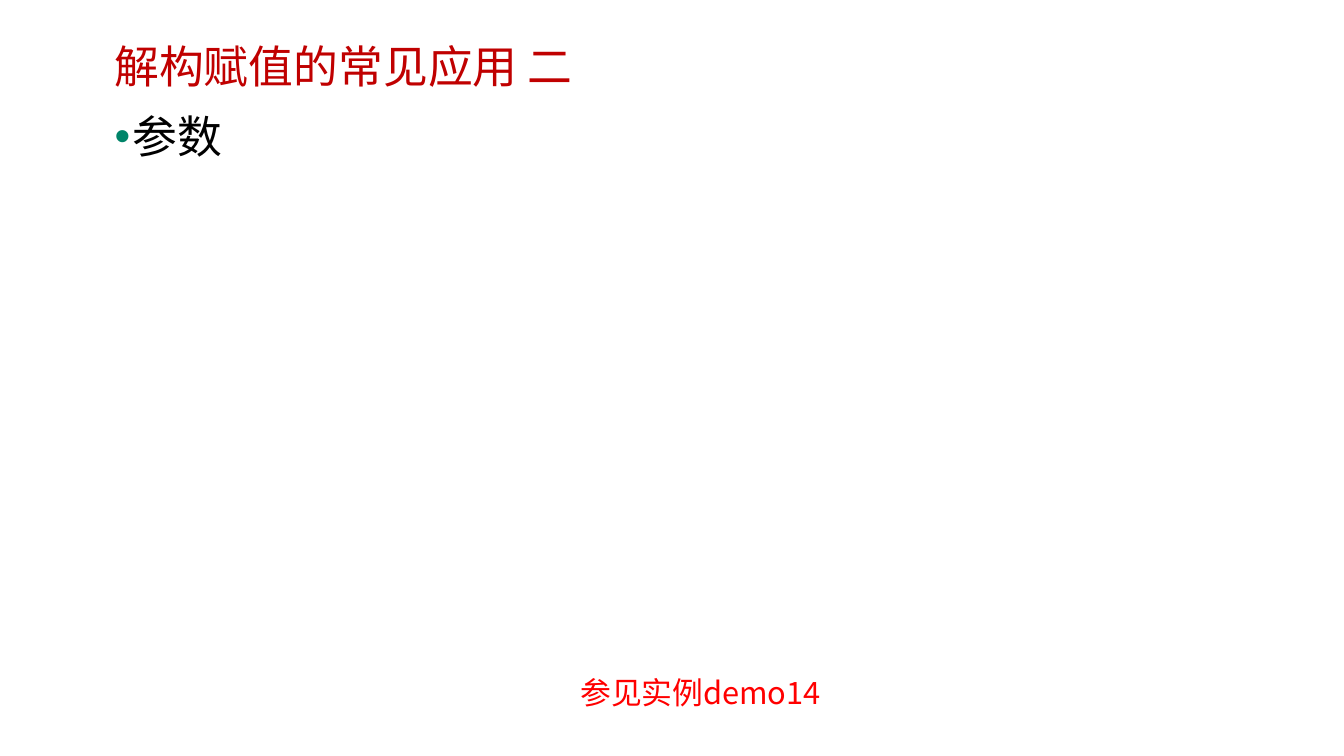
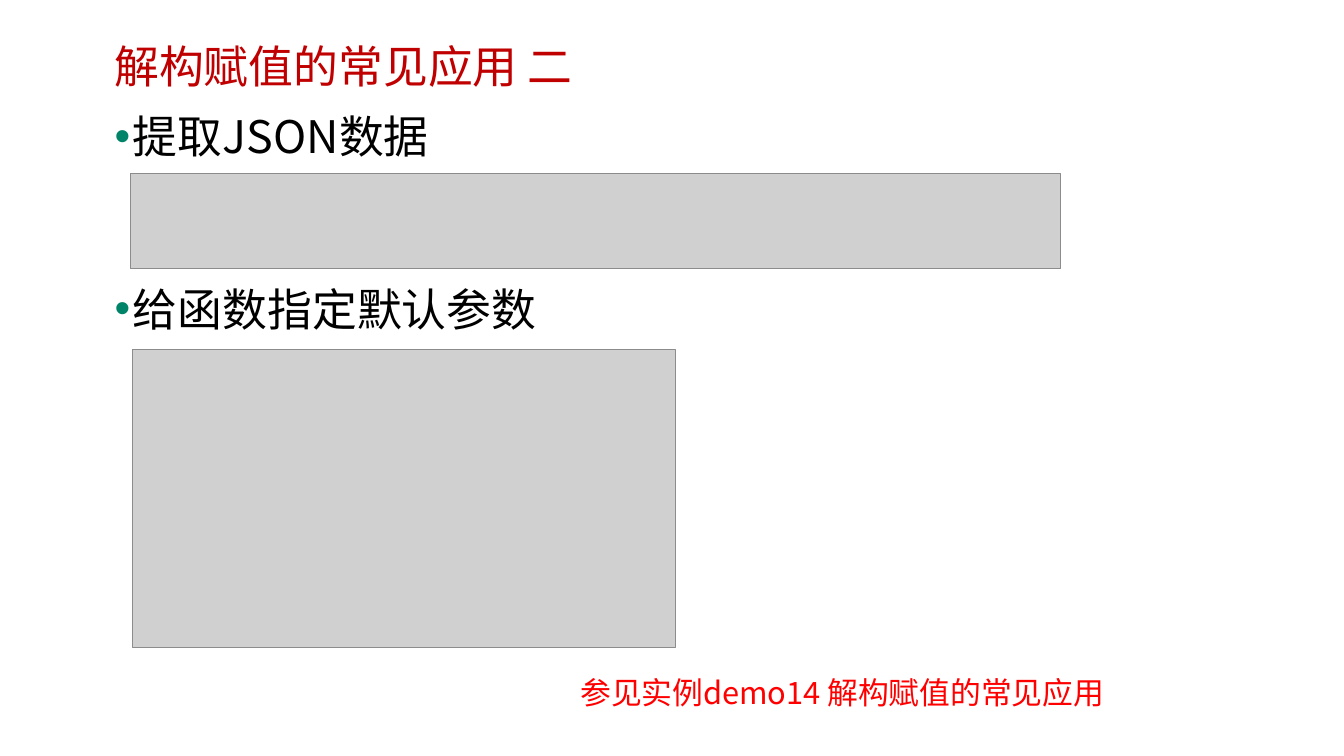
Before and after one commit to edu2act/course-javascript-advanced, a slide deck: slide 28 of 课程PPT/13.ECMAScript 6 一.pptx (slide 27 before the commit). Drawn at 1344x756 pixels with LibreOffice and Linux fonts; fonts in the diff are those of the drawing; grey boxes stand for pictures; background and template pictures are left out. Boxes give left, top, right and bottom in pixels: in the first picture for what was removed or moved away, otherwise in the second. Text is boxed around its words. In the diff, an @@ line names an element or a change of style, - is before the commit and + after.

```diff
--- a/课程PPT/13.ECMAScript 6 一.pptx
+++ b/课程PPT/13.ECMAScript 6 一.pptx
@@ text at <box>133,115,536,330</box>: text changed @@
-• 参数
+• 提取JSON数据
+• 给函数指定默认参数
@@ picture added at <box>130,173,1061,269</box> @@
@@ picture added at <box>133,350,676,647</box> @@
@@ text at <box>580,678,1105,707</box>: text changed @@
-参见实例demo14
+参见实例demo14 解构赋值的常见应用
```
Also in this commit, not shown: 8 other slides changed, 2 slides added, 11 other files.
